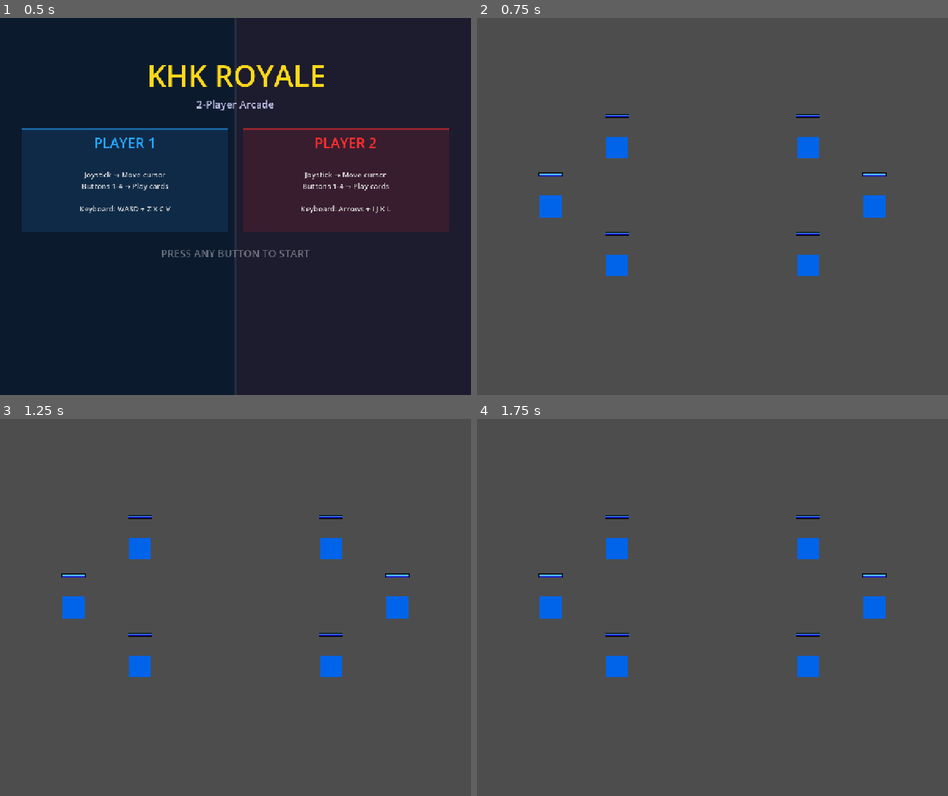
Above: before the commit, frames 1-4 (two rows, left to right).
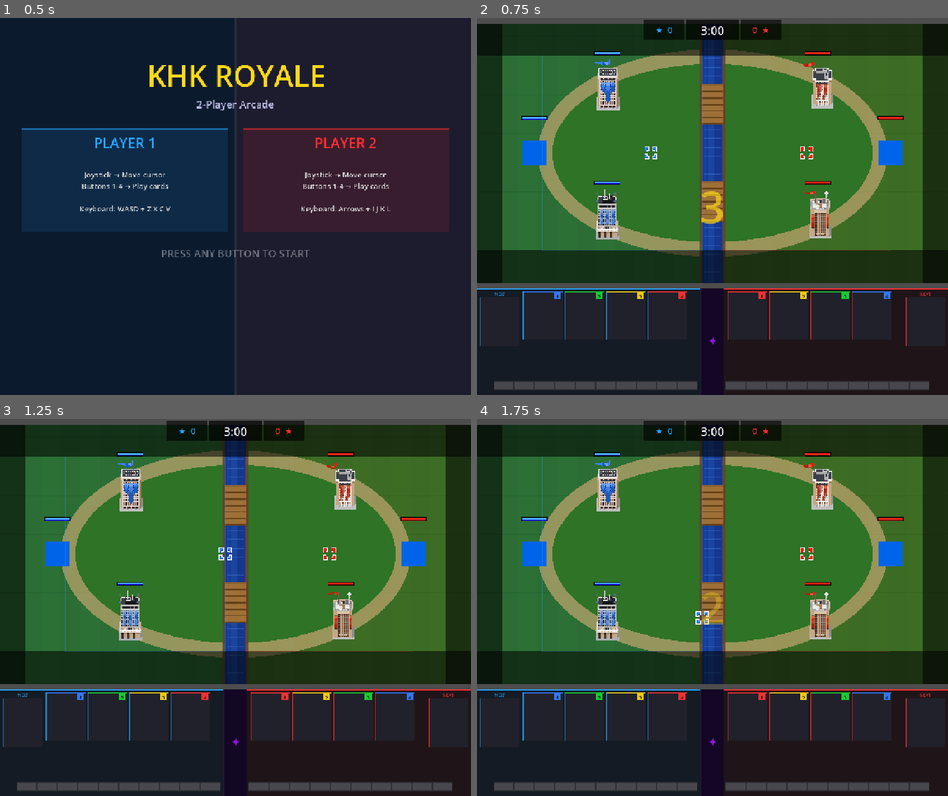
Above: after the commit, the same moments.

Repository: michaelcortese/khk-expo-2026
Game: Godot game, scene res://main_menu.tscn
The game is run twice, just before and just after one commit, with the same random seed, the same clock (stepped at 60 frames per second) and the same inputs.
Inputs:
- Up to frame 1 (0.5 s): no input
- Up to frame 2 (0.75 s): tap Enter at 0.5 s; hold D from 0.53 s (still down); tap Z at 0.6 s
- Up to frame 3 (1.25 s): keep holding D
- Up to frame 4 (1.75 s): release D at 1.28 s; hold S from 1.28 s (still down); tap X at 1.35 s

Frame 1 is identical in both runs. In frame 2, 96% of the frame differs, in the area x 0-100%, y 0-100%; in frame 3, 96%; in frame 4, 96%.
Error before the commit: Parse Error: Expected statement, found "Indent" instead. (res://scripts/game_manager.gd:295)

Commit message:
game optmization

Diff:
--- a/scripts/game_manager.gd
+++ b/scripts/game_manager.gd
@@ -292,16 +292,16 @@
 		return
 	_hud.update_hud(p1_elixir, p2_elixir, p1_deck, p2_deck)
 	var remaining: float
-		match _phase:
-			Phase.REGULAR:
-				remaining = maxf(0.0, _match_timer)
-			Phase.OVERTIME:
-				remaining = maxf(0.0, _overtime_timer)
-			Phase.SUDDEN_DEATH:
-				remaining = 0.0
-		_hud.set_timer(remaining, _phase)
-		var double_elixir := _phase != Phase.REGULAR or _match_timer < 60.0
-		_hud.set_double_elixir(double_elixir)
+	match _phase:
+		Phase.REGULAR:
+			remaining = maxf(0.0, _match_timer)
+		Phase.OVERTIME:
+			remaining = maxf(0.0, _overtime_timer)
+		Phase.SUDDEN_DEATH:
+			remaining = 0.0
+	_hud.set_timer(remaining, _phase)
+	var double_elixir := _phase != Phase.REGULAR or _match_timer < 60.0
+	_hud.set_double_elixir(double_elixir)
 
 # ── Win condition ─────────────────────────────────────────────────────────────
 func _on_tower_destroyed(tower: Node) -> void:
